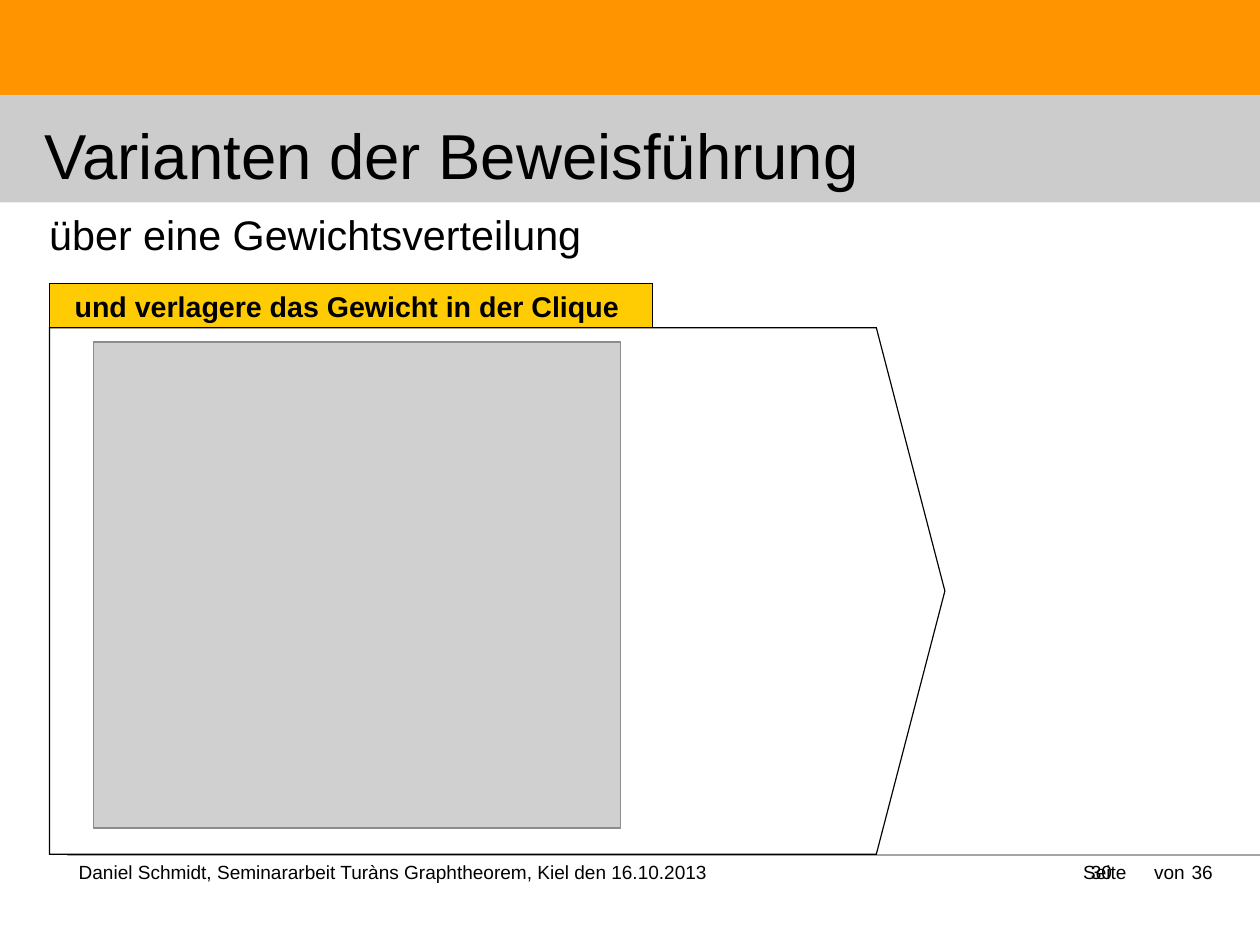
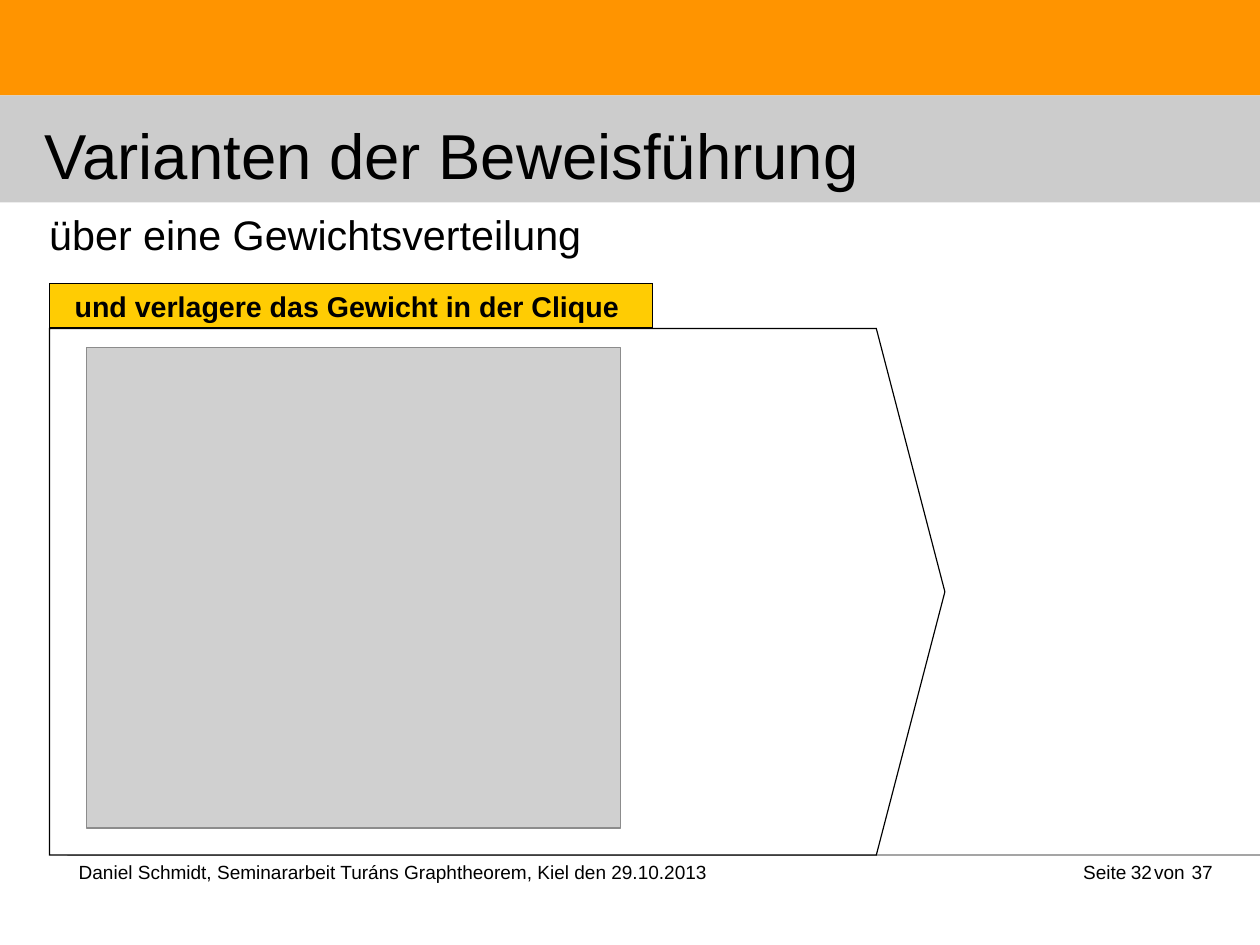
Before and after one commit to DanielMSchmidt/kombinatorik, a slide deck: slide 32 of Kombinatorik.odp (slide 30 before the commit). Drawn at 1260x945 pixels with LibreOffice and Linux fonts; fonts in the diff are those of the drawing; grey boxes stand for pictures. Boxes give left, top, right and bottom in pixels: in the first picture for what was removed or moved away, otherwise in the second. Text is boxed around its words. In the diff, an @@ line names an element or a change of style, - is before the commit and + after.

```diff
--- a/Kombinatorik.odp
+++ b/Kombinatorik.odp
@@ freeform shape at bbox=[49, 328, 944, 855]: outline redrawn @@
@@ picture: place and size @@
-picture at bbox=[94, 342, 622, 828]
+picture at bbox=[87, 348, 622, 828]
@@ text removed at bbox=[79, 865, 706, 883] @@
-Daniel Schmidt, Seminararbeit Turàns Graphtheorem, Kiel den 16.10.2013
@@ text added at bbox=[79, 865, 706, 883], 12 pt, text #000000 @@
+Daniel Schmidt, Seminararbeit Turáns Graphtheorem, Kiel den 29.10.2013
@@ page number removed at bbox=[1091, 865, 1112, 884] @@
-30
@@ page number added at bbox=[1131, 865, 1152, 879], 12 pt, text #000000 @@
+32
@@ text at bbox=[1192, 865, 1213, 879]: text changed @@
-36
+37
```
Also in this commit, not shown: 33 other slides changed, 3 slides added, 2 slides removed.
